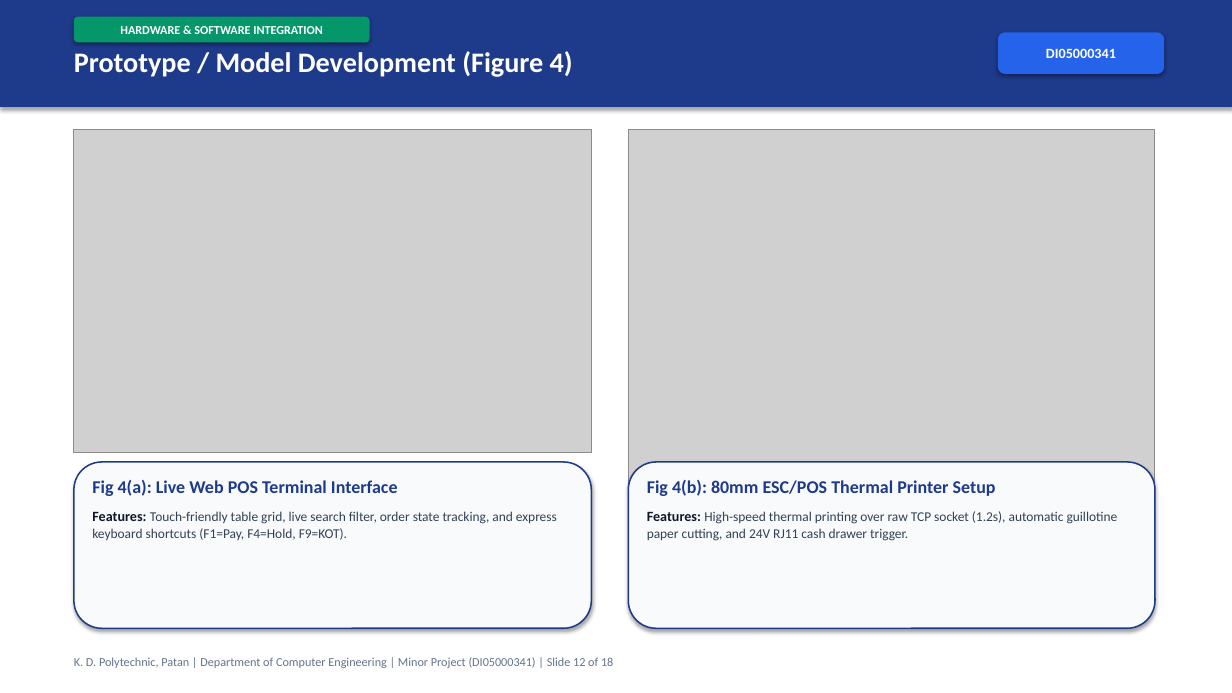
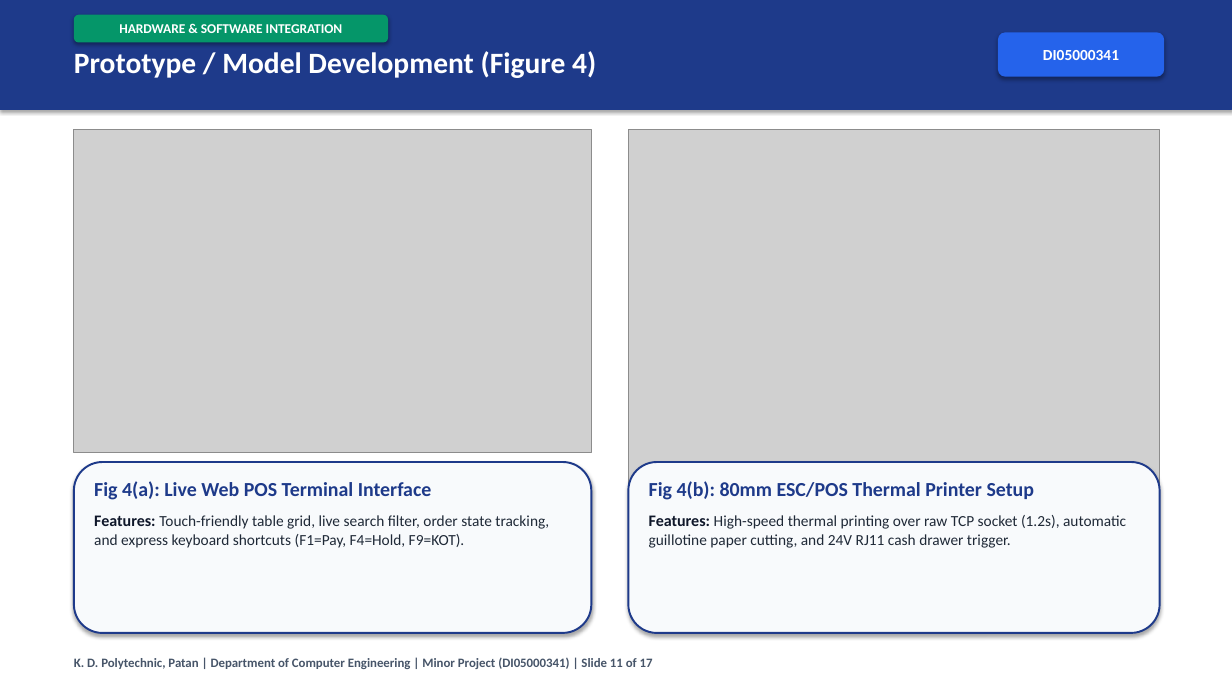
Before and after one commit to Shubh-Patel-07/DineFlow-AI, a slide deck: slide 11 of docs/DineFlow_AI_GTU_Minor_Project_Presentation.pptx (slide 12 before the commit). Drawn at 1232x693 pixels with LibreOffice and Linux fonts; fonts in the diff are those of the drawing; grey boxes stand for pictures. Boxes give left, top, right and bottom in pixels: in the first picture for what was removed or moved away, otherwise in the second. Text is boxed around its words. In the diff, an @@ line names an element or a change of style, - is before the commit and + after.

```diff
--- a/docs/DineFlow_AI_GTU_Minor_Project_Presentation.pptx
+++ b/docs/DineFlow_AI_GTU_Minor_Project_Presentation.pptx
@@ rectangle added at bbox=[0, 0, 1232, 693], fill #FFFFFF @@
@@ rounded rectangle "HARDWARE & SOFTWARE INTEGRATION": place and size @@
-rounded rectangle "HARDWARE & SOFTWARE INTEGRATION" at bbox=[74, 17, 370, 43]
+rounded rectangle "HARDWARE & SOFTWARE INTEGRATION" at bbox=[74, 15, 388, 43]
@@ rounded rectangle "HARDWARE & SOFTWARE INTEGRATION" at bbox=[74, 15, 388, 43]: size 9.5 to 10.5 pt @@
@@ text "Prototype / Model Development (Figure ..." at bbox=[74, 51, 596, 78]: size 22 to 23 pt @@
@@ rounded rectangle "DI05000341" at bbox=[998, 32, 1165, 77]: size 11 to 12 pt @@
@@ picture: place and size @@
-picture at bbox=[628, 129, 1155, 523]
+picture at bbox=[628, 129, 1160, 526]
@@ rounded rectangle: place and size @@
-rounded rectangle at bbox=[74, 462, 592, 628]
+rounded rectangle at bbox=[74, 462, 592, 633]
@@ rounded rectangle at bbox=[74, 462, 592, 633]: outline #1E3A8A 1.2 pt to #1E3A8A 1.5 pt @@
@@ text "Fig 4(a): Live Web POS ..." at bbox=[94, 481, 549, 548]: size 14 to 15.5 pt in "Fig 4(a): Live Web POS Terminal Interface"; size 11 to 12.5 pt in "Features:"; size 10.5 to 12 pt, text colour #334155 to #1F2937 in "Touch-friendly table grid, live search filter, order ..." @@
@@ rounded rectangle at bbox=[628, 462, 1160, 633]: outline #1E3A8A 1.2 pt to #1E3A8A 1.5 pt @@
@@ rounded rectangle: place and size @@
-rounded rectangle at bbox=[628, 462, 1155, 628]
+rounded rectangle at bbox=[628, 462, 1160, 633]
@@ text "Fig 4(b): 80mm ESC/POS Thermal ..." at bbox=[649, 481, 1126, 548]: size 14 to 15.5 pt in "Fig 4(b): 80mm ESC/POS Thermal Printer Setup"; size 11 to 12.5 pt in "Features:"; size 10.5 to 12 pt, text colour #334155 to #1F2937 in "High-speed thermal printing over raw TCP socket ..." @@
@@ text at bbox=[74, 658, 653, 669]: text changed; size 9.5 to 10 pt; text colour #64748B to #475569; bold on @@
-K. D. Polytechnic, Patan | Department of Computer Engineering | Minor Project (DI05000341) | Slide 12 of 18
+K. D. Polytechnic, Patan | Department of Computer Engineering | Minor Project (DI05000341) | Slide 11 of 17
```
Also in this commit, not shown: 16 other slides changed, 1 slide removed, 1 other file.
